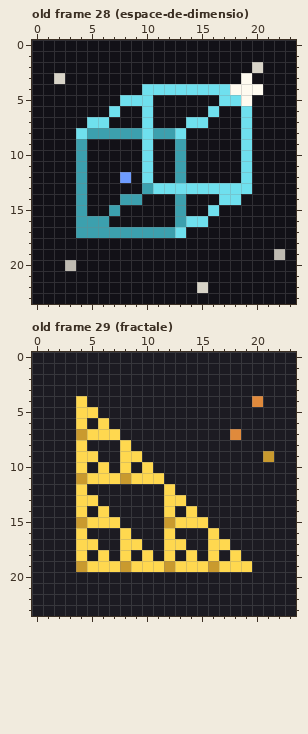
Two states of a pixel-art file, art/cards.aseprite. Above is the file before it was changed.
24x24 pixels, 30 frames. Shown: old frame 28 (espace-de-dimensio), old frame 29 (fractale). The commit also changed other frames, which this record leaves out.
The result:
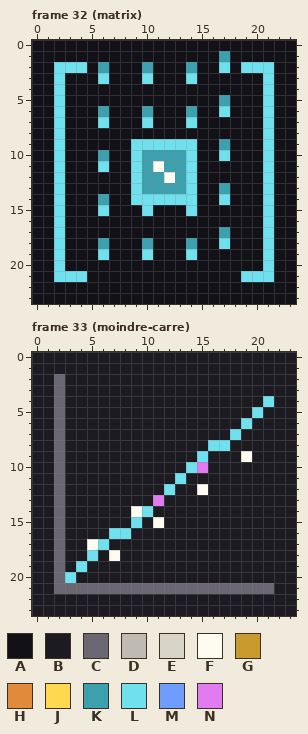
Palette (. is transparent): A #121117  B #1c1b22  C #6a6772  D #bfbbb2  E #d8d4c8  F #fffbf0  G #c99a2e  H #e08a3c  J #ffd84f  K #3ca0ae  L #6fe0ee  M #6e9cff  N #e07bf0
A new or re-ordered frame is compared with the old frame closest to it.
Changes in this commit:
frames 30 -> 35
--- frame 32 (matrix) is new; against old frame 28 (espace-de-dimensio)
@@ x 0..23 @@
  0 AAAAAAAAAAAAAAAAAAAAAAAA
- 1 AAAAAAAAAAAAAAAAAAAAAAAA
- 2 AAAAAAAAAAAAAAAAAAAAEAAA
- 3 AAEAAAAAAAAAAAAAAAAFAAAA
- 4 AAAAAAAAAALLLLLLLLFFFAAA
- 5 AAAAAAAALLLAAAAAALLFAAAA
- 6 AAAAAAALAALAAAAALAALAAAA
- 7 AAAAALLAAALAAALLAAALAAAA
- 8 AAAALKKKKKLKKLAAAAALAAAA
- 9 AAAAKAAAAALAAKAAAAALAAAA
-10 AAAAKAAAAALAAKAAAAALAAAA
-11 AAAAKAAAAALAAKAAAAALAAAA
-12 AAAAKAAAMALAAKAAAAALAAAA
-13 AAAAKAAAAAKLLLLLLLLLAAAA
-14 AAAAKAAAKKAAAKAAALLAAAAA
-15 AAAAKAAKAAAAAKAALAAAAAAA
-16 AAAAKKKAAAAAAKLLAAAAAAAA
-17 AAAAKKKKKKKKKLAAAAAAAAAA
-18 AAAAAAAAAAAAAAAAAAAAAAAA
-19 AAAAAAAAAAAAAAAAAAAAAADA
-20 AAADAAAAAAAAAAAAAAAAAAAA
-21 AAAAAAAAAAAAAAAAAAAAAAAA
-22 AAAAAAAAAAAAAAAEAAAAAAAA
+ 1 AAAAAAAAAAAAAAAAAKAAAAAA
+ 2 AALLLAKAAAKAAAKAALALLLAA
+ 3 AALAAALAAALAAALAAAAAALAA
+ 4 AALAAAAAAAAAAAAAAAAAALAA
+ 5 AALAAAAAAAAAAAAAAKAAALAA
+ 6 AALAAAKAAAKAAAKAALAAALAA
+ 7 AALAAALAAALAAALAAAAAALAA
+ 8 AALAAAAAAAAAAAAAAAAAALAA
+ 9 AALAAAAAALLLLLLAAKAAALAA
+10 AALAAAKAALKKKKLAALAAALAA
+11 AALAAALAALKFKKLAAAAAALAA
+12 AALAAAAAALKKFKLAAAAAALAA
+13 AALAAAAAALKKKKLAAKAAALAA
+14 AALAAAKAALLLLLLAALAAALAA
+15 AALAAALAAALAAALAAAAAALAA
+16 AALAAAAAAAAAAAAAAAAAALAA
+17 AALAAAAAAAAAAAAAAKAAALAA
+18 AALAAAKAAAKAAAKAALAAALAA
+19 AALAAALAAALAAALAAAAAALAA
+20 AALAAAAAAAAAAAAAAAAAALAA
+21 AALLLAAAAAAAAAAAAAALLLAA
+22 AAAAAAAAAAAAAAAAAAAAAAAA
 23 AAAAAAAAAAAAAAAAAAAAAAAA
--- frame 33 (moindre-carre) is new; against old frame 29 (fractale)
@@ x 0..23 @@
  1 BBBBBBBBBBBBBBBBBBBBBBBB
- 2 BBBBBBBBBBBBBBBBBBBBBBBB
- 3 BBBBBBBBBBBBBBBBBBBBBBBB
- 4 BBBBJBBBBBBBBBBBBBBBHBBB
- 5 BBBBJJBBBBBBBBBBBBBBBBBB
- 6 BBBBJBJBBBBBBBBBBBBBBBBB
- 7 BBBBGJJJBBBBBBBBBBHBBBBB
- 8 BBBBJBBBJBBBBBBBBBBBBBBB
- 9 BBBBJJBBJJBBBBBBBBBBBGBB
-10 BBBBJBJBJBJBBBBBBBBBBBBB
-11 BBBBGJJJGJJJBBBBBBBBBBBB
-12 BBBBJBBBBBBBJBBBBBBBBBBB
-13 BBBBJJBBBBBBJJBBBBBBBBBB
-14 BBBBJBJBBBBBJBJBBBBBBBBB
-15 BBBBGJJJBBBBGJJJBBBBBBBB
-16 BBBBJBBBJBBBJBBBJBBBBBBB
-17 BBBBJJBBJJBBJJBBJJBBBBBB
-18 BBBBJBJBJBJBJBJBJBJBBBBB
-19 BBBBGJJJGJJJGJJJGJJJBBBB
-20 BBBBBBBBBBBBBBBBBBBBBBBB
-21 BBBBBBBBBBBBBBBBBBBBBBBB
+ 2 BBCBBBBBBBBBBBBBBBBBBBBB
+ 3 BBCBBBBBBBBBBBBBBBBBBBBB
+ 4 BBCBBBBBBBBBBBBBBBBBBLBB
+ 5 BBCBBBBBBBBBBBBBBBBBLBBB
+ 6 BBCBBBBBBBBBBBBBBBBLBBBB
+ 7 BBCBBBBBBBBBBBBBBBLBBBBB
+ 8 BBCBBBBBBBBBBBBBLLBBBBBB
+ 9 BBCBBBBBBBBBBBBLBBBFBBBB
+10 BBCBBBBBBBBBBBLNBBBBBBBB
+11 BBCBBBBBBBBBBLBBBBBBBBBB
+12 BBCBBBBBBBBBLBBFBBBBBBBB
+13 BBCBBBBBBBBNBBBBBBBBBBBB
+14 BBCBBBBBBFLBBBBBBBBBBBBB
+15 BBCBBBBBBLBFBBBBBBBBBBBB
+16 BBCBBBBLLBBBBBBBBBBBBBBB
+17 BBCBBFLBBBBBBBBBBBBBBBBB
+18 BBCBBLBFBBBBBBBBBBBBBBBB
+19 BBCBLBBBBBBBBBBBBBBBBBBB
+20 BBCLBBBBBBBBBBBBBBBBBBBB
+21 BBCCCCCCCCCCCCCCCCCCCCBB
 22 BBBBBBBBBBBBBBBBBBBBBBBB
